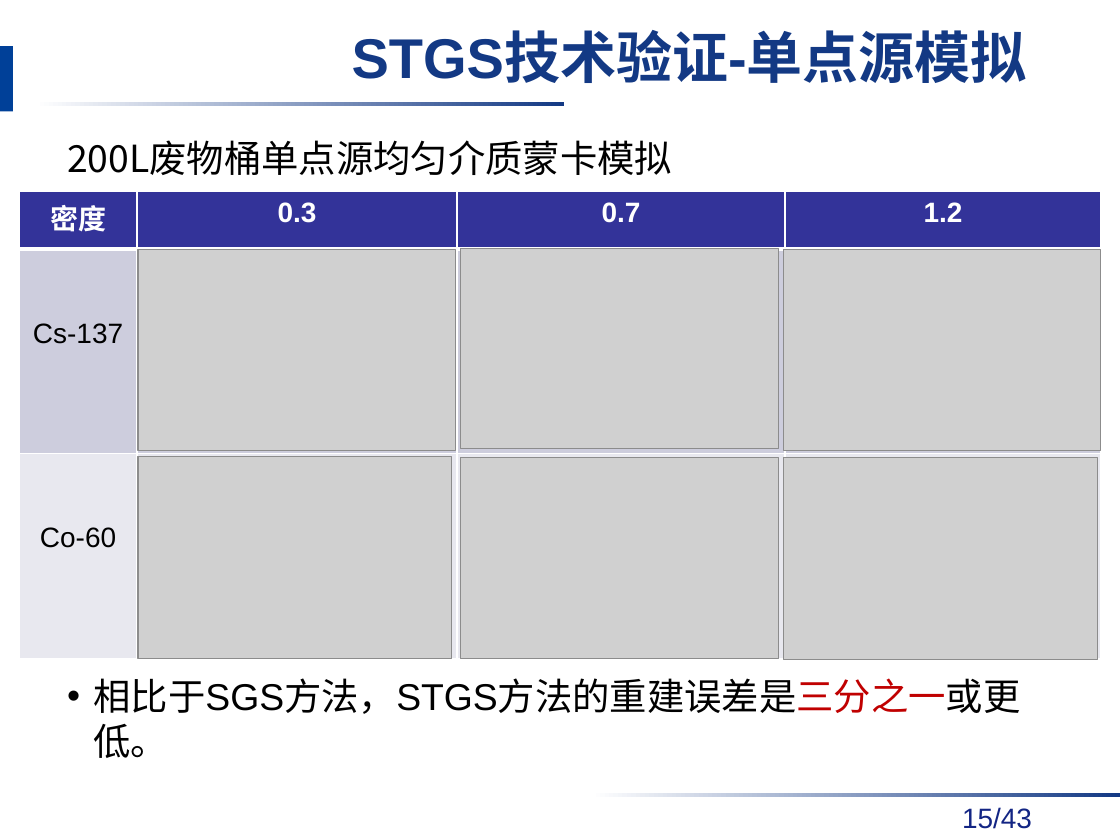
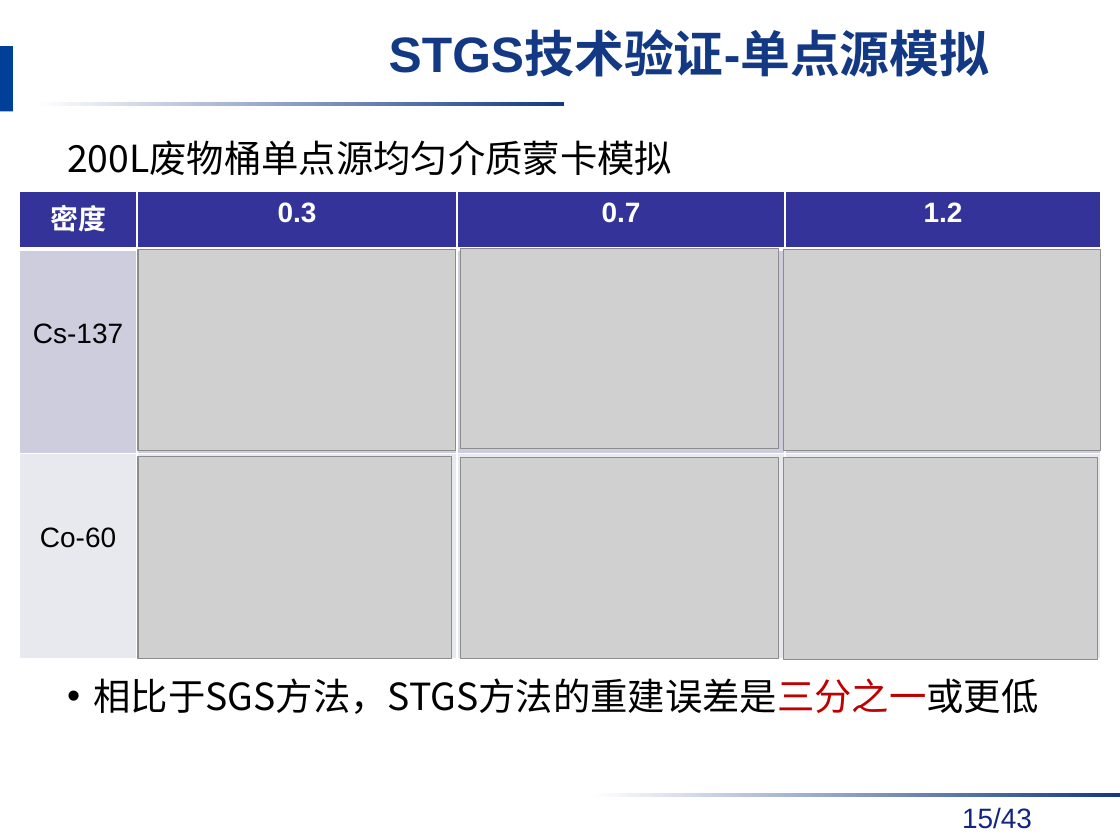
Before and after one commit to danxibao/NDAPapers, a slide deck: slide 15 of 答辩/毕业答辩报告v2-饶开源.pptx. Drawn at 1120x840 pixels with LibreOffice and Linux fonts; fonts in the diff are those of the drawing; grey boxes stand for pictures; background and template pictures are left out. Boxes give left, top, right and bottom in pixels: in the first picture for what was removed or moved away, otherwise in the second. Text is boxed around its words. In the diff, an @@ line names an element or a change of style, - is before the commit and + after.

```diff
--- a/答辩/毕业答辩报告v2-饶开源.pptx
+++ b/答辩/毕业答辩报告v2-饶开源.pptx
@@ title "STGS技术验证-单点源模拟" at (x1=389, y1=33, x2=990, y2=77): size 36 to 32 pt @@
@@ text at (x1=93, y1=678, x2=1038, y2=714): text changed; font Arial to Noto Sans CJK SC @@
-• 相比于SGS方法，STGS方法的重建误差是三分之一或更低。
+• 相比于SGS方法，STGS方法的重建误差是三分之一或更低
```
Also in this commit, not shown: 20 other slides changed.
